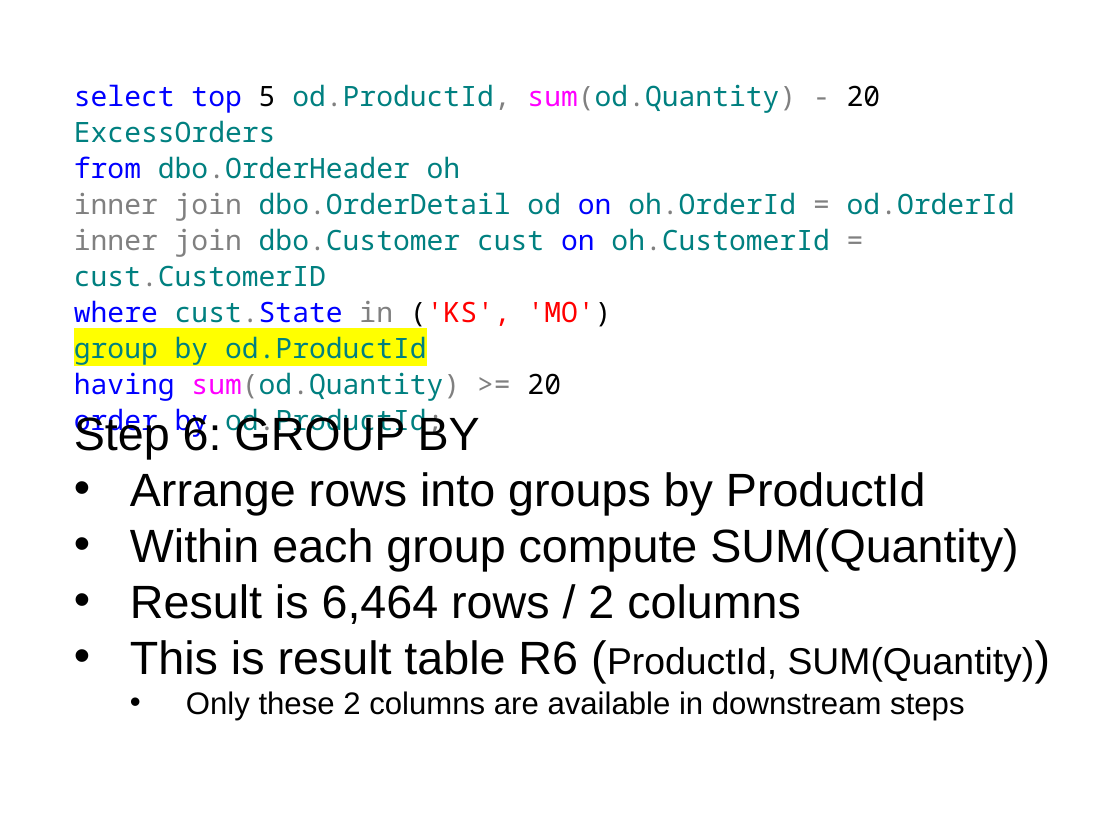
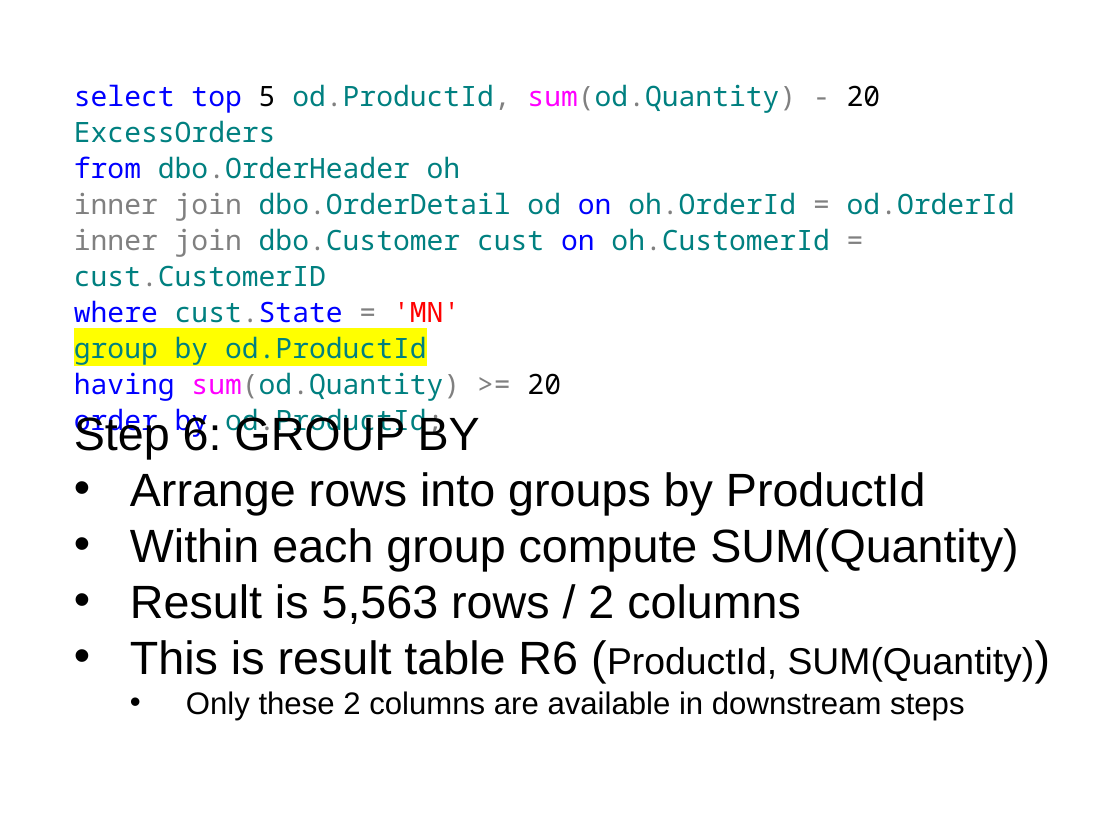
Before and after one commit to tf3604/OptimizerPresentation, a slide deck: slide 18 of Optimizer.pptx. Drawn at 1120x840 pixels with LibreOffice and Linux fonts; fonts in the diff are those of the drawing; background and template pictures are left out. Boxes give left, top, right and bottom in pixels: in the first picture for what was removed or moved away, otherwise in the second. Text is boxed around its words. In the diff, an @@ line names an element or a change of style, - is before the commit and + after.

```diff
--- a/Optimizer.pptx
+++ b/Optimizer.pptx
@@ text at box(74, 300, 460, 329): text changed @@
-where cust.State in ('KS', 'MO')
+where cust.State = 'MN'
@@ text at box(130, 584, 801, 624): text changed @@
-• Result is 6,464 rows / 2 columns
+• Result is 5,563 rows / 2 columns
```
Also in this commit, not shown: 14 other slides changed, 10 other files.
